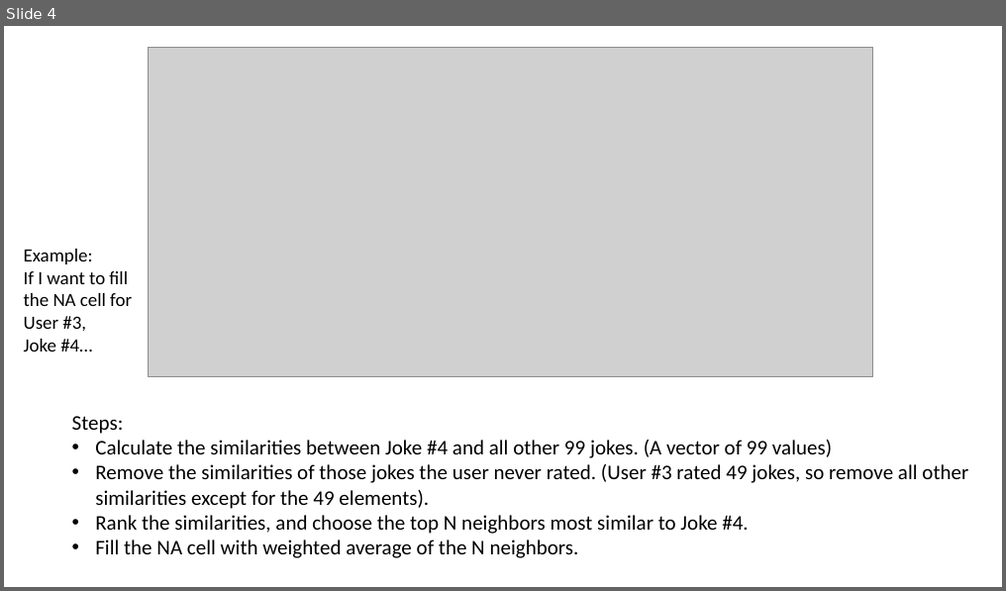
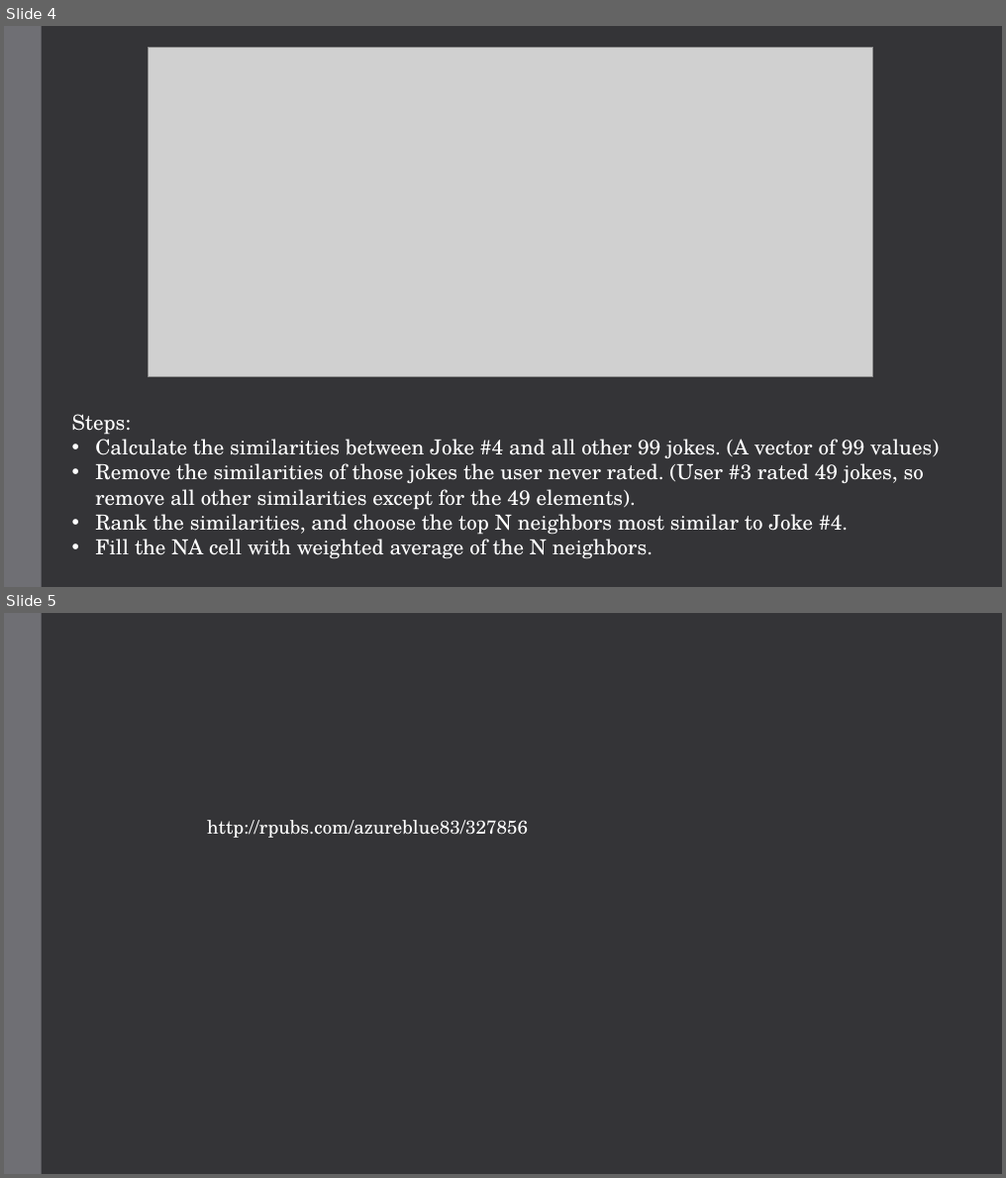
Before and after one commit to Tyllis/Data607, a slide deck: jester-collaborative-filtering.pptx. Shown one above the other, each under a label of ours: slide 4 before the commit, slides 4 and 5 after it. The pictures are 1006x591 and 1006x1178 pixels, drawn with LibreOffice and Linux fonts; fonts in the diff are those of the drawing; grey boxes stand for pictures. Boxes give left, top, right and bottom in pixels: in the first picture for what was removed or moved away, otherwise in the second. Text is boxed around its words. In the diff, an @@ line names an element or a change of style, - is before the commit and + after.

```diff
--- a/jester-collaborative-filtering.pptx
+++ b/jester-collaborative-filtering.pptx
@@ slide 5 added at (4, 613, 1002, 1174), background #353537; not listed: 1 template element that a slide beside it also shows @@
@@ text added at (207, 820, 528, 838), 18 pt, text #FFFFFF @@
+http://rpubs.com/azureblue83/327856
@@ slide 4 changed as well @@
@@ background #FFFFFF to #353537 @@
@@ rectangle added at (4, 26, 42, 587), fill #6F6F74 @@
@@ text removed at (24, 249, 132, 352) @@
-Example:
-If I want to fill
-the NA cell for
-User #3,
-Joke #4…
@@ text "Steps:" at (72, 414, 939, 560): font Calibri to TeX Gyre Schola, text colour #000000 to #FFFFFF @@
```
Also in this commit, not shown: 3 other slides changed, 6 slides removed.
